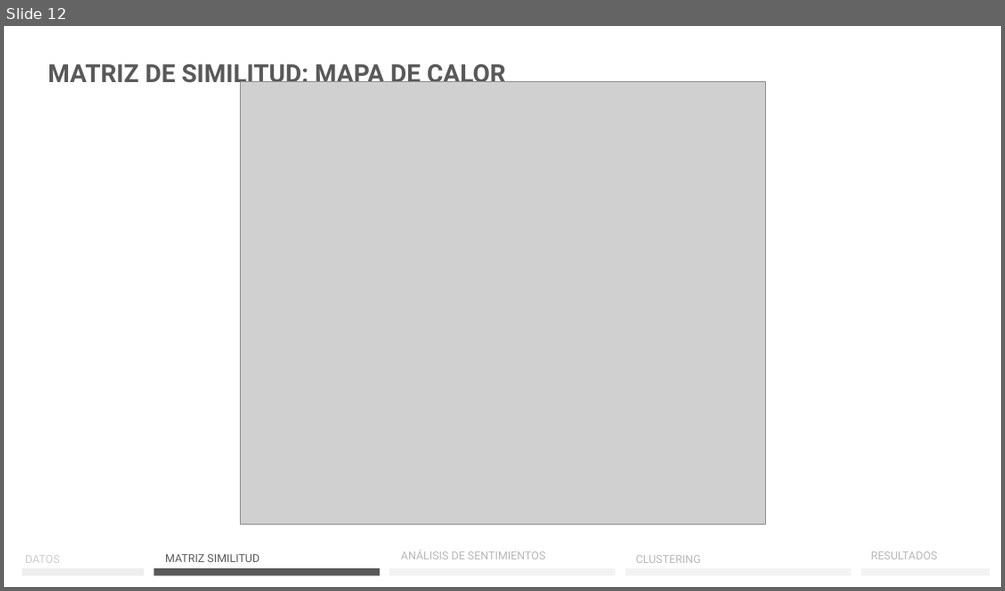
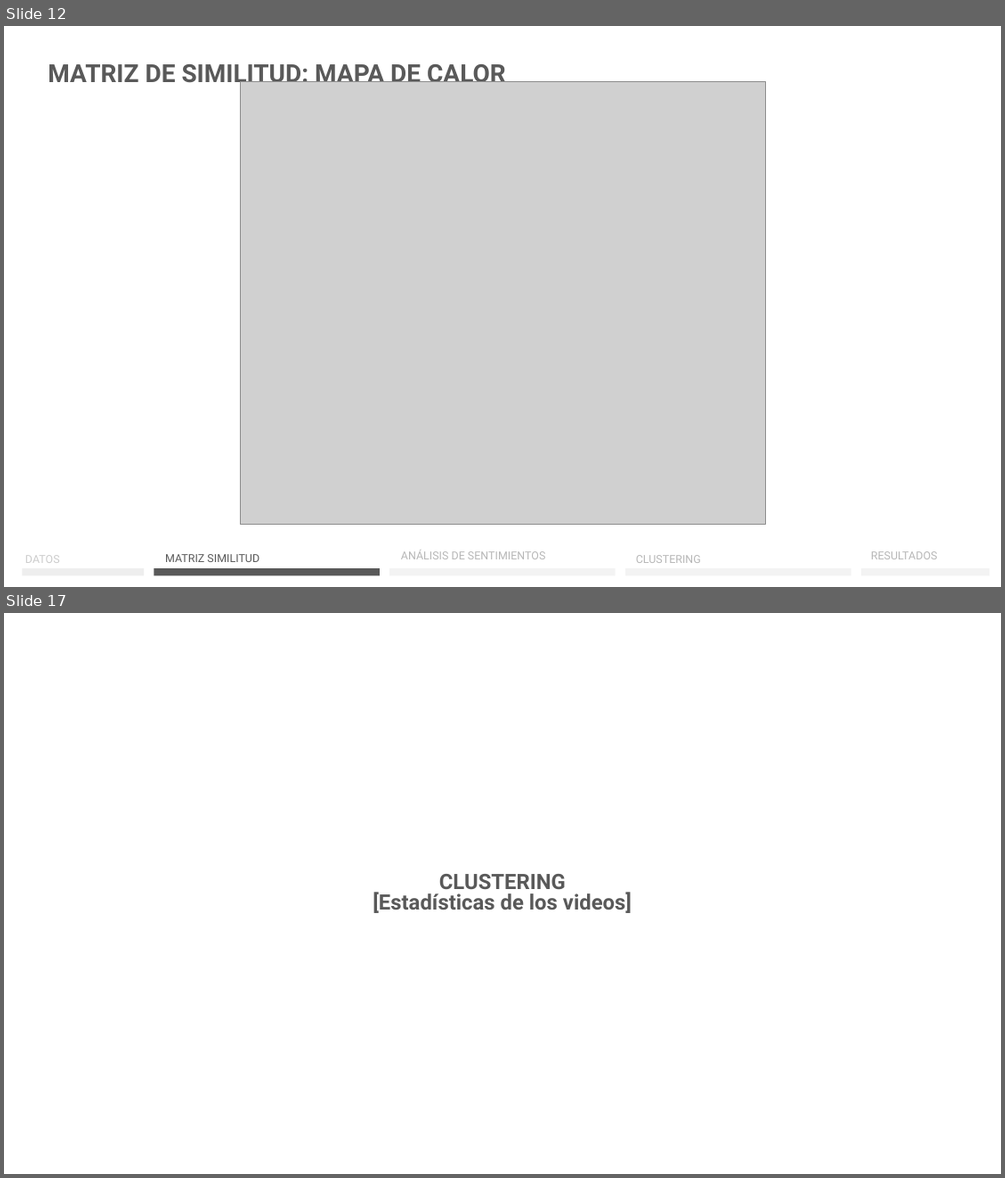
Before and after one commit to ivanseldas/Sentiment-Driven-Video-Recommendations, a slide deck: presentation/Sentiment-Driven Video Recommendations .odp. Shown one above the other, each under a label of ours: slide 12 before the commit, slides 12 and 17 after it; the slides between them are not shown. The pictures are 1005x591 and 1005x1178 pixels, drawn with LibreOffice and Linux fonts; fonts in the diff are those of the drawing; grey boxes stand for pictures. Boxes give left, top, right and bottom in pixels: in the first picture for what was removed or moved away, otherwise in the second. Text is boxed around its words. In the diff, an @@ line names an element or a change of style, - is before the commit and + after.

```diff
--- a/presentation/Sentiment-Driven Video Recommendations .odp
+++ b/presentation/Sentiment-Driven Video Recommendations .odp
@@ slide 17 added at (4, 613, 1001, 1174), background #FFFFFF @@
@@ title added at (372, 874, 631, 913), 15.3 pt, text #595959, bold @@
+CLUSTERING
+[Estadísticas de los videos]
```
Also in this commit, not shown: 5 slides changed, 7 other slides added, 3 slides removed, 4 other files.
